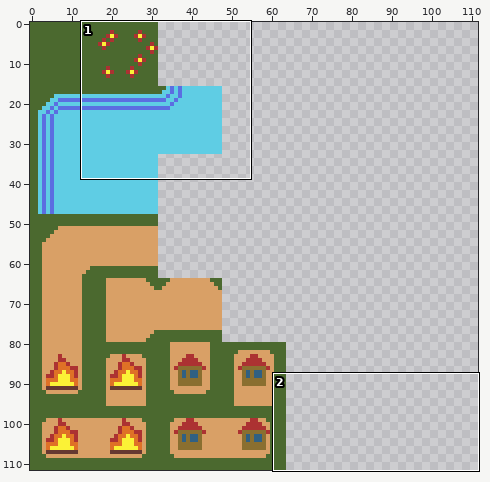
Two versions of one sprite sheet, Assets/TileMap.png. The picture above shows the old version from afar; the outline marks the close-up.
Close-up. First the earlier version:
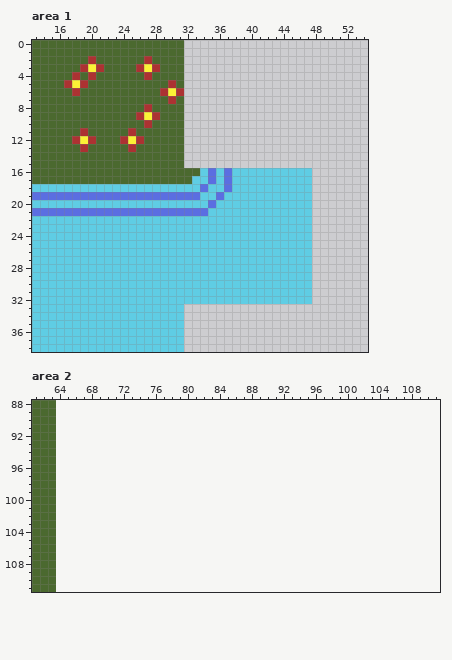
The file is 64x112 pixels. Shown: area 1: x 13..54, y 0..38; area 2: x 61..111, y 88..111. The old version is drawn lined up with the new one, on the new canvas.
After:
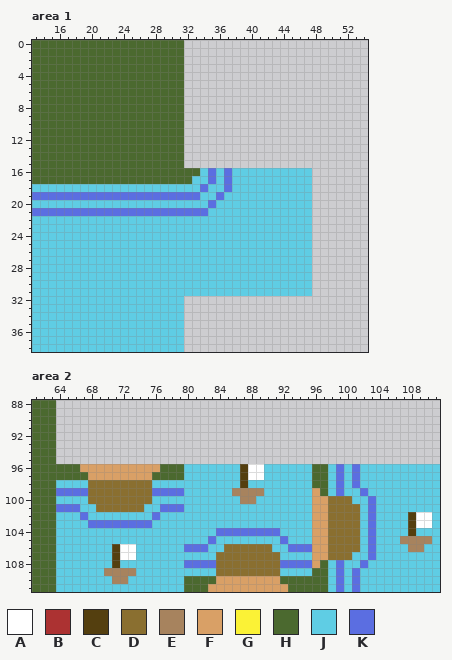
Palette (. is transparent): A #ffffff  B #ac3232  C #543f0f  D #8a6f30  E #a7835e  F #d9a066  G #fbf236  H #4b692f  J #5fcde4  K #5b6ee1
Edits made:
canvas 64x112 -> 112x112
Area 1:
y 2: x 20 B -> H; x 27 B -> H
y 3: x 19..21 BGB -> HHH; x 26..28 BGB -> HHH
y 4: x 18 B -> H; x 20 B -> H; x 27 B -> H
y 5: x 17..19 BGB -> HHH; x 30 B -> H
y 6: x 18 B -> H; x 29..31 BGB -> HHH
y 7: x 30 B -> H
y 8: x 27 B -> H
y 9: x 26..28 BGB -> HHH
y 10: x 27 B -> H
y 11: x 19 B -> H; x 25 B -> H
y 12: x 18..20 BGB -> HHH; x 24..26 BGB -> HHH
y 13: x 19 B -> H; x 25 B -> H
y 32: x 32..47 JJJJJJJJJJJJJJJJ -> ................
Area 2:
y 96: x 64..111 ................................................ -> HHHFFFFFFFFFFHHHJJJJJJJCAAJJJJJJHHJKJKJJJJJJJJJJ
y 97: x 64..111 ................................................ -> HHHHFFFFFFFFHHHHJJJJJJJCAAJJJJJJHHJKJKJJJJJJJJJJ
y 98: x 64..111 ................................................ -> JJJJDDDDDDDDJJJJJJJJJJJCJJJJJJJJHHJKJKJJJJJJJJJJ
y 99: x 64..111 ................................................ -> KKKKDDDDDDDDKKKKJJJJJJEEEEJJJJJJFHJKJJKJJJJJJJJJ
y 100: x 64..111 ................................................ -> JJJJDDDDDDDDJJJJJJJJJJJEEJJJJJJJFFDDDJJKJJJJJJJJ
y 101: x 64..111 ................................................ -> KKKJJDDDDDDJJKKKJJJJJJJJJJJJJJJJFFDDDDJKJJJJJJJJ
y 102: x 64..111 ................................................ -> JJJKJJJJJJJJKJJJJJJJJJJJJJJJJJJJFFDDDDJKJJJJCAAJ
y 103: x 64..111 ................................................ -> JJJJKKKKKKKKJJJJJJJJJJJJJJJJJJJJFFDDDDJKJJJJCAAJ
y 104: x 64..111 ................................................ -> JJJJJJJJJJJJJJJJJJJJKKKKKKKKJJJJFFDDDDJKJJJJCJJJ
y 105: x 64..111 ................................................ -> JJJJJJJJJJJJJJJJJJJKJJJJJJJJKJJJFFDDDDJKJJJEEEEJ
y 106: x 64..111 ................................................ -> JJJJJJJCAAJJJJJJKKKJJDDDDDDJJKKKFFDDDDJKJJJJEEJJ
y 107: x 64..111 ................................................ -> JJJJJJJCAAJJJJJJJJJJDDDDDDDDJJJJFFDDDJJKJJJJJJJJ
y 108: x 64..111 ................................................ -> JJJJJJJCJJJJJJJJKKKKDDDDDDDDKKKKFHJKJJKJJJJJJJJJ
y 109: x 64..111 ................................................ -> JJJJJJEEEEJJJJJJJJJJDDDDDDDDJJJJHHJKJKJJJJJJJJJJ
y 110: x 64..111 ................................................ -> JJJJJJJEEJJJJJJJHHHHFFFFFFFFHHHHHHJKJKJJJJJJJJJJ
y 111: x 64..111 ................................................ -> JJJJJJJJJJJJJJJJHHHFFFFFFFFFFHHHHHJKJKJJJJJJJJJJ
